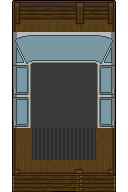
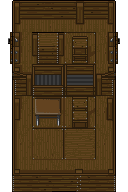
Layers edited between the first and the second 128 × 192 image:
added layer "f_table_unconnected.png" above "woodboard test" over [35, 98, 62, 126]
painted on "woodboard test" over [8, 25, 120, 172]
